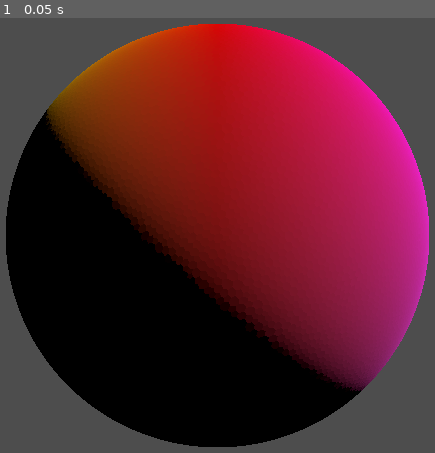
Above: before the commit, frame 1.
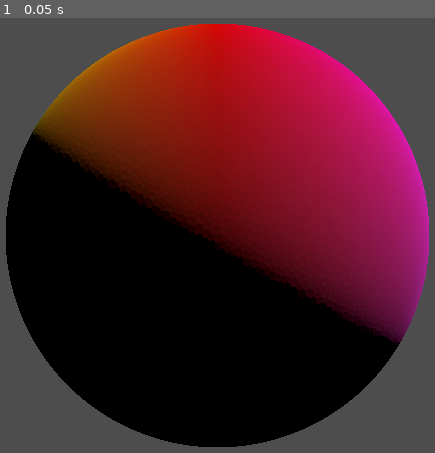
Above: after the commit, the same moment.

Repository: spuddydev/planetastic
Game: Godot game, scene res://src/planet/planet.tscn
Two runs of this game, one before a commit and one after it. Both use one fixed random seed, a clock stepped at 60 frames per second and the inputs below.
Inputs:
- Up to frame 1 (0.05 s): no input

The runs differ from the first frame. In frame 1, 24% of the frame differs, in the area x 7-99%, y 16-86%.

Commit message:
feat: tectonic boundary classification

Diff:
--- a/src/planet/planet.tscn
+++ b/src/planet/planet.tscn
@@ -13,7 +13,7 @@
 transform = Transform3D(-4.371139e-08, 0, 1, 0, 1, 0, -1, 0, -4.371139e-08, 17.04996, 0, 0)
 
 [node name="DirectionalLight3D" type="DirectionalLight3D" parent="." unique_id=2119328900]
-transform = Transform3D(0.9826128, 0.13797718, 0.12423523, 0, -0.6691307, 0.7431448, 0.18566662, -0.7302236, -0.6574964, -19.383131, 0, 0)
+transform = Transform3D(0.9986295, 0.045324262, 0.026168022, -4.3711385e-08, -0.49999997, 0.86602545, 0.052335974, -0.86483854, -0.49931473, -19.383131, 0, 0)
 light_energy = 1.316
 light_specular = 0.0
 shadow_bias = 10.0
--- /dev/null
+++ b/src/tectonics/plate_seeder.gd
@@ -0,0 +1,204 @@
+class_name PlateSeeder
+extends RefCounted
+## Seeds tectonic plates across the sphere and assigns every cell to a plate.
+##
+## Uses farthest-point heuristic for seed placement, then simultaneous BFS
+## flood-fill to grow plates into roughly equal, organic shapes.
+
+
+## Seed plates and assign every cell to one. Returns a dictionary with:
+##   "plates": Array[Plate] — the generated plates
+##   "cell_plate_map": PackedInt32Array — plate id for each cell (indexed by cell index)
+static func seed_plates(
+	cells: Array[DualCell],
+	plate_count: int,
+	oceanic_ratio: float,
+	rng: RandomNumberGenerator,
+) -> Dictionary:
+	var count := mini(plate_count, cells.size())
+	var seed_indices := _pick_seeds(cells, count, rng)
+	var plates := _create_plates(seed_indices, cells, count)
+	_assign_types(plates, oceanic_ratio, rng)
+	_assign_desired_elevations(plates, rng)
+	_assign_movements(plates, rng)
+
+	var cell_plate_map := _flood_fill(cells, plates)
+	_recompute_centres(cells, plates)
+
+	return {"plates": plates, "cell_plate_map": cell_plate_map}
+
+
+## Pick seed cells spread across the sphere using farthest-point heuristic
+static func _pick_seeds(
+	cells: Array[DualCell],
+	count: int,
+	rng: RandomNumberGenerator,
+) -> PackedInt32Array:
+	var seeds := PackedInt32Array()
+	seeds.append(rng.randi_range(0, cells.size() - 1))
+
+	# Track minimum arc distance from each cell to any seed
+	var min_dists := PackedFloat32Array()
+	min_dists.resize(cells.size())
+	for i in cells.size():
+		min_dists[i] = INF
+
+	for _s in range(1, count):
+		# Update min distances with the latest seed
+		var latest := seeds[seeds.size() - 1]
+		var latest_pos := cells[latest].center
+		for i in cells.size():
+			var d := latest_pos.angle_to(cells[i].center)
+			if d < min_dists[i]:
+				min_dists[i] = d
+
+		# Pick the cell with the largest minimum distance to any seed
+		var best_idx := 0
+		var best_dist := -1.0
+		for i in cells.size():
+			if min_dists[i] > best_dist:
+				best_dist = min_dists[i]
+				best_idx = i
+		seeds.append(best_idx)
+
+	return seeds
+
+
+## Create plate objects from seed indices
+static func _create_plates(
+	seed_indices: PackedInt32Array,
+	cells: Array[DualCell],
+	count: int,
+) -> Array[Plate]:
+	var plates: Array[Plate] = []
+	for i in count:
+		var plate := Plate.new()
+		plate.id = i
+		plate.centre = cells[seed_indices[i]].center
+		plates.append(plate)
+	return plates
+
+
+## Randomly assign oceanic/continental types respecting the ratio
+static func _assign_types(
+	plates: Array[Plate],
+	oceanic_ratio: float,
+	rng: RandomNumberGenerator,
+) -> void:
+	var count := plates.size()
+	var oceanic_count := roundi(count * oceanic_ratio)
+
+	# Build shuffled type list
+	var types: Array[int] = []
+	for i in count:
+		if i < oceanic_count:
+			types.append(Plate.Type.OCEANIC)
+		else:
+			types.append(Plate.Type.CONTINENTAL)
+
+	# Fisher-Yates shuffle with seeded rng
+	for i in range(count - 1, 0, -1):
+		var j := rng.randi_range(0, i)
+		var tmp := types[i]
+		types[i] = types[j]
+		types[j] = tmp
+
+	for i in count:
+		plates[i].type = types[i] as Plate.Type
+
+
+## Randomise desired elevation within type range
+static func _assign_desired_elevations(
+	plates: Array[Plate],
+	rng: RandomNumberGenerator,
+) -> void:
+	for plate in plates:
+		if plate.type == Plate.Type.OCEANIC:
+			plate.desired_elevation = rng.randf_range(0.1, 0.3)
+		else:
+			plate.desired_elevation = rng.randf_range(0.5, 0.8)
+
+
+## Generate random tangent movement vectors at each plate's centre
+static func _assign_movements(
+	plates: Array[Plate],
+	rng: RandomNumberGenerator,
+) -> void:
+	for plate in plates:
+		var random_vec := Vector3(
+			rng.randf_range(-1.0, 1.0),
+			rng.randf_range(-1.0, 1.0),
+			rng.randf_range(-1.0, 1.0),
+		)
+		# Project onto tangent plane: subtract component along centre normal
+		var normal := plate.centre.normalized()
+		var tangent := random_vec - normal * random_vec.dot(normal)
+		if tangent.length_squared() < 0.0001:
+			tangent = normal.cross(Vector3.UP)
+			if tangent.length_squared() < 0.0001:
+				tangent = normal.cross(Vector3.RIGHT)
+		tangent = tangent.normalized()
+
+		# Scale by random speed
+		var speed := rng.randf_range(0.3, 1.0)
+		plate.movement = tangent * speed
+
+
+## Simultaneous BFS flood-fill from all seeds. Returns cell-to-plate map
+static func _flood_fill(
+	cells: Array[DualCell],
+	plates: Array[Plate],
+) -> PackedInt32Array:
+	var cell_count := cells.size()
+	var cell_plate_map := PackedInt32Array()
+	cell_plate_map.resize(cell_count)
+	cell_plate_map.fill(-1)
+
+	# Initialise frontiers with seed cells (one per plate)
+	var frontiers: Array[Array] = []
+	for plate in plates:
+		# Find the closest cell to the plate centre (the seed)
+		var best_idx := 0
+		var best_dist := INF
+		for i in cell_count:
+			var d := cells[i].center.distance_squared_to(plate.centre)
+			if d < best_dist:
+				best_dist = d
+				best_idx = i
+		cell_plate_map[best_idx] = plate.id
+		plate.cell_indices.append(best_idx)
+		frontiers.append([best_idx])
+
+	# Round-robin BFS: each plate expands one layer per round
+	var assigned := plates.size()
+	while assigned < cell_count:
+		for plate_idx in plates.size():
+			var frontier: Array = frontiers[plate_idx]
+			if frontier.is_empty():
+				continue
+
+			var next_frontier: Array = []
+			for cell_idx: int in frontier:
+				for neighbour_idx in cells[cell_idx].neighbour_indices:
+					if cell_plate_map[neighbour_idx] == -1:
+						cell_plate_map[neighbour_idx] = plate_idx
+						plates[plate_idx].cell_indices.append(neighbour_idx)
+						next_frontier.append(neighbour_idx)
+						assigned += 1
+			frontiers[plate_idx] = next_frontier
+
+	return cell_plate_map
+
+
+## Recompute plate centres as average of member cell positions
+static func _recompute_centres(
+	cells: Array[DualCell],
+	plates: Array[Plate],
+) -> void:
+	for plate in plates:
+		if plate.cell_indices.is_empty():
+			continue
+		var sum := Vector3.ZERO
+		for idx in plate.cell_indices:
+			sum += cells[idx].center
+		plate.centre = (sum / plate.cell_indices.size()).normalized()
--- a/src/tectonics/tectonic_generation.gd
+++ b/src/tectonics/tectonic_generation.gd
@@ -19,8 +19,10 @@
 var cell_plate_map: PackedInt32Array
 
 
-func generate(_cells: Array[DualCell], _rng: RandomNumberGenerator) -> void:
-	pass
+func generate(cells: Array[DualCell], rng: RandomNumberGenerator) -> void:
+	var result := PlateSeeder.seed_plates(cells, plate_count, oceanic_ratio, rng)
+	plates = result["plates"]
+	cell_plate_map = result["cell_plate_map"]
 
 
 func get_generation_name() -> String:
Not shown, added: src/tectonics/plate.gd.uid
Not shown, added: src/tectonics/plate_seeder.gd.uid
Not shown, added: src/tectonics/tectonic_generation.gd.uid
